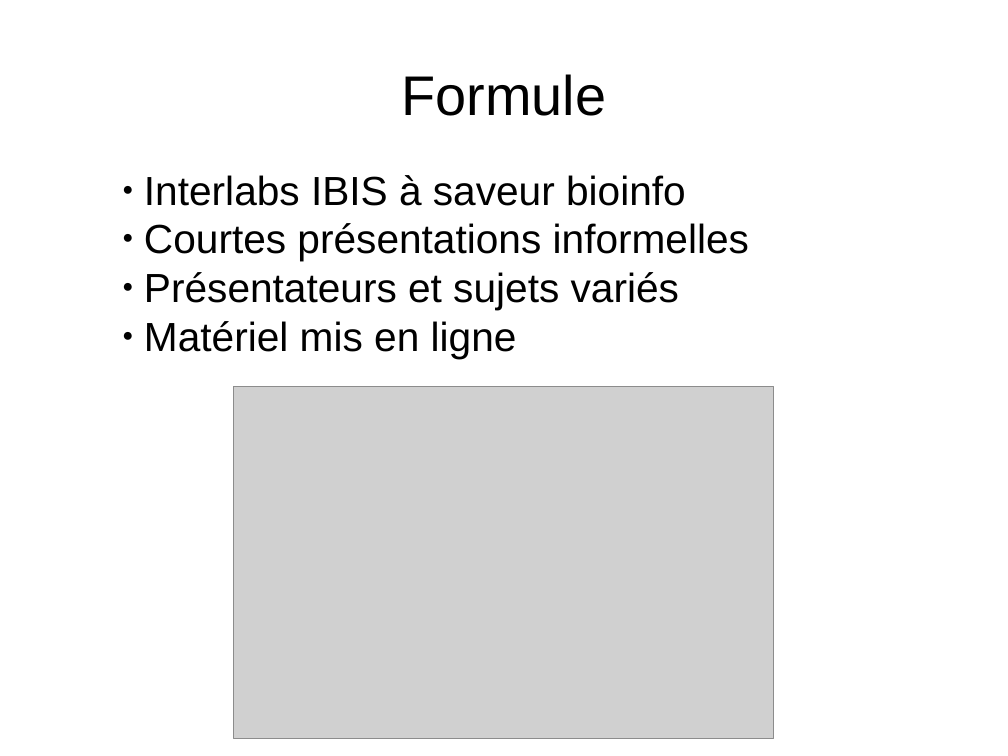
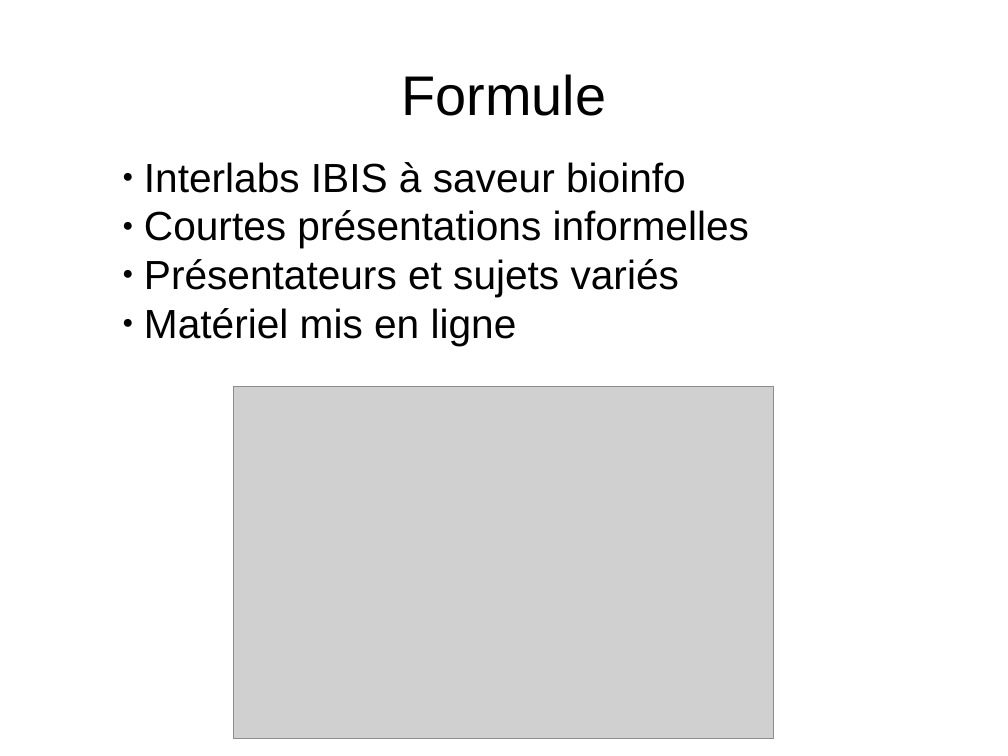
Before and after one commit to enormandeau/club_bioinfo_ibis, a slide deck: slide 3 of 01_presentations/01_presentation_club_interlab_ibis/presentation.odp. Drawn at 1008x756 pixels with LibreOffice and Linux fonts; fonts in the diff are those of the drawing; grey boxes stand for pictures. Boxes give left, top, right and bottom in pixels: in the first picture for what was removed or moved away, otherwise in the second. Text is boxed around its words. In the diff, an @@ line names an element or a change of style, - is before the commit and + after.

Commit message:
Updated presentation

```diff
--- a/01_presentations/01_presentation_club_interlab_ibis/presentation.odp
+++ b/01_presentations/01_presentation_club_interlab_ibis/presentation.odp
@@ text "Interlabs IBIS à saveur bioinfo": place and size @@
-text "Interlabs IBIS à saveur bioinfo" at [144, 175, 749, 359]
+text "Interlabs IBIS à saveur bioinfo" at [144, 162, 749, 346]
```
Also in this commit, not shown: 3 other slides changed, 1 slide added, 1 slide removed, 1 other file.
